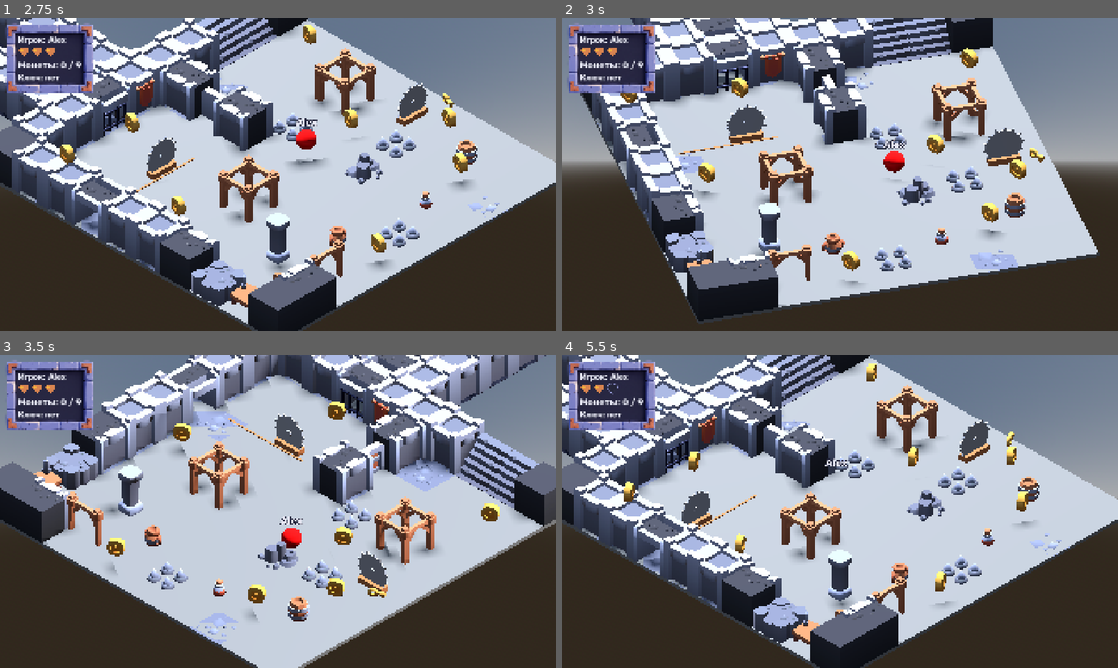
Above: before the commit, frames 1-4 (two rows, left to right).
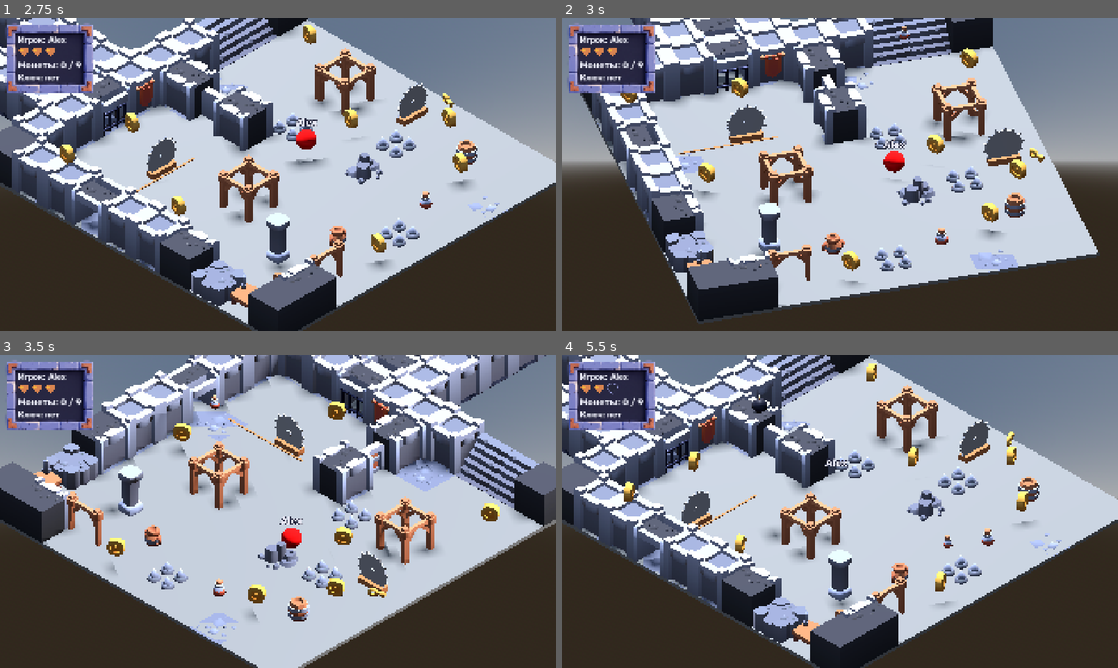
Above: after the commit, the same moments.

Repository: farikgg/godot_assignment
Game: Godot game, scene res://scenes/main_menu.tscn
The game is run twice, just before and just after one commit, with the same random seed, the same clock (stepped at 60 frames per second) and the same inputs.
Inputs (mouse positions are in pixels of both pictures, inside the frame that each line leads up to):
- Up to frame 1 (2.75 s): click (278, 177) at 0.52 s; type "Alex" at 0.6 s; click "Играть" at 1.25 s; hold D (move_right) from 2.03 s (still down); hold Left (camera_left) from 2.03 s (still down); tap Space (jump) at 2.27 s
- Up to frame 2 (3 s): release D (move_right) at 2.78 s; release Left (camera_left) at 2.78 s; hold S (move_back) from 2.78 s (still down); tap Right (camera_right) at 2.85 s
- Up to frame 3 (3.5 s): keep holding S (move_back); tap Space (jump) at 3.02 s
- Up to frame 4 (5.5 s): release S (move_back) at 3.53 s; hold D (move_right) 3.53-4.28 s; hold Left (camera_left) 3.53-4.28 s; hold W (move_forward) 4.28-5.03 s; tap Right (camera_right) at 4.35 s; tap Space (jump) at 4.52, 5.27 s; hold A (move_left) from 5.03 s (still down); hold Left (camera_left) from 5.03 s (still down)

Frame 1 is identical in both runs. In frame 2, less than 0.1% of the frame differs, in the area x 60-63%, y 2-7%; in frame 3, less than 0.1%; in frame 4, 0.3%, in the area x 34-71%, y 12-62%.

Commit message:
A6 stage 3: hazard spawner
scripts/spawner.gd on a Spawner node in map.tscn: looping autostart Timer
(interval 1.5 s, pauses with the tree), RandomNumberGenerator picks the
scene and a point in an 18 x 18 m rectangle (floor is 20 x 20) at 12 m.
The instance is cast to Hazard; anything else is reported and freed, so
the spawner knows no subclasses. max_alive (15) counts the "hazard" group.
Scenes: rock x2 (weight), bomb, potion.

Co-Authored-By: Claude Opus 5.5 <noreply@anthropic.com>

Diff:
--- a/scenes/map.tscn
+++ b/scenes/map.tscn
@@ -29,6 +29,10 @@
 [ext_resource type="Script" uid="uid://crrm2h0pfyy37" path="res://scripts/camera_rig.gd" id="h_camera_rig"]
 [ext_resource type="Script" uid="uid://dua30ftusyt0g" path="res://scripts/message_panel.gd" id="i_message_panel"]
 [ext_resource type="Texture2D" path="res://assets/ui_gen/heart_full.png" id="o_heart_full"]
+[ext_resource type="Script" path="res://scripts/spawner.gd" id="p_spawner"]
+[ext_resource type="PackedScene" path="res://scenes/hazards/rock.tscn" id="p_rock"]
+[ext_resource type="PackedScene" path="res://scenes/hazards/bomb.tscn" id="p_bomb"]
+[ext_resource type="PackedScene" path="res://scenes/hazards/potion.tscn" id="p_potion"]
 [ext_resource type="PackedScene" path="res://scenes/props/saw_trap.tscn" id="j_saw"]
 [ext_resource type="PackedScene" path="res://scenes/props/saw_trap_patrol.tscn" id="j_saw_patrol"]
 [ext_resource type="PackedScene" path="res://scenes/props/key_pickup.tscn" id="l_key"]
@@ -252,6 +256,10 @@
 
 [node name="Door" parent="." unique_id=1920385514 instance=ExtResource("g_door")]
 transform = Transform3D(-4.371139e-08, 0, 1, 0, 1, 0, -1, 0, -4.371139e-08, 1.025, 0.1, -5.184883)
+
+[node name="Spawner" type="Node3D" parent="." unique_id=1771300020]
+script = ExtResource("p_spawner")
+hazard_scenes = Array[PackedScene]([ExtResource("p_rock"), ExtResource("p_rock"), ExtResource("p_bomb"), ExtResource("p_potion")])
 
 [node name="UI" type="CanvasLayer" parent="." unique_id=1684676044]
 
--- /dev/null
+++ b/scripts/spawner.gd
@@ -0,0 +1,48 @@
+extends Node3D
+
+## Any scenes whose root extends Hazard; repeat a scene to make it more likely.
+@export var hazard_scenes: Array[PackedScene] = []
+@export var interval: float = 1.5
+@export var spawn_height: float = 12.0
+@export var max_alive: int = 15
+## Spawn rectangle on the floor, centred on the spawner (the map floor is 20 × 20).
+@export var area_size: Vector2 = Vector2(18, 18)
+
+var _rng := RandomNumberGenerator.new()
+var _timer: Timer
+
+func _ready() -> void:
+	_rng.randomize()
+	if hazard_scenes.is_empty():
+		push_error("Spawner: hazard_scenes is empty")
+	# InvokeRepeating: a looping Timer that stops while the tree is paused
+	_timer = Timer.new()
+	_timer.wait_time = interval
+	_timer.autostart = true
+	_timer.timeout.connect(spawn_one)
+	add_child(_timer)
+
+func alive_count() -> int:
+	return get_tree().get_nodes_in_group("hazard").size()
+
+func spawn_one() -> Hazard:
+	if hazard_scenes.is_empty() or alive_count() >= max_alive:
+		return null
+	var scene: PackedScene = hazard_scenes[_rng.randi_range(0, hazard_scenes.size() - 1)]
+	if scene == null:
+		push_error("Spawner: empty slot in hazard_scenes")
+		return null
+	var node: Node = scene.instantiate()
+	var hazard: Hazard = node as Hazard
+	if hazard == null:
+		push_error("Spawner: %s is not a Hazard" % scene.resource_path)
+		node.free()
+		return null
+	var offset := Vector3(
+		_rng.randf_range(-area_size.x * 0.5, area_size.x * 0.5),
+		spawn_height,
+		_rng.randf_range(-area_size.y * 0.5, area_size.y * 0.5))
+	hazard.rotation.y = _rng.randf_range(0.0, TAU)
+	get_parent().add_child(hazard)
+	hazard.global_position = global_position + offset
+	return hazard
